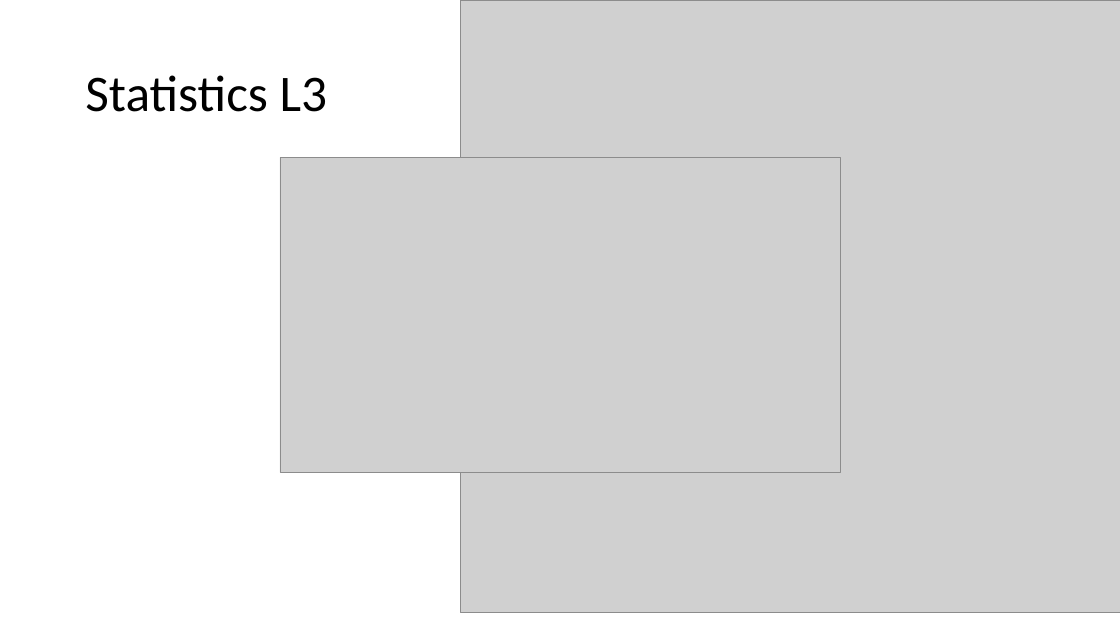
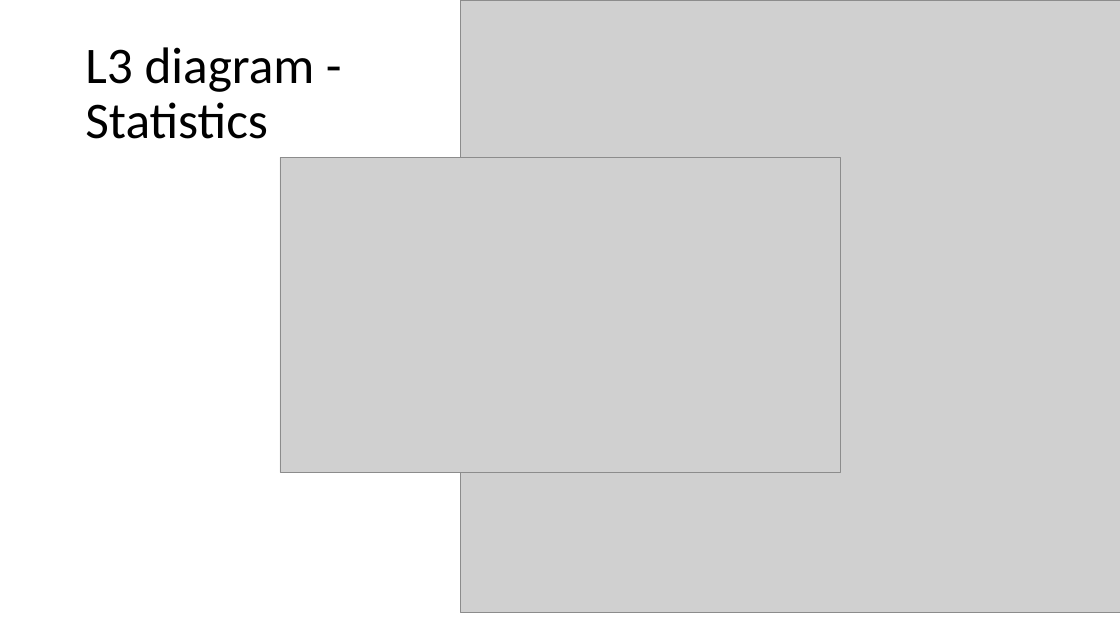
Before and after one commit to mayembe-martin/software_architecture_schedules, a slide deck: slide 9 of Schedules_main.pptx. Drawn at 1120x630 pixels with LibreOffice and Linux fonts; fonts in the diff are those of the drawing; grey boxes stand for pictures. Boxes give left, top, right and bottom in pixels: in the first picture for what was removed or moved away, otherwise in the second. Text is boxed around its words. In the diff, an @@ line names an element or a change of style, - is before the commit and + after.

Commit message:
za-kñdj

```diff
--- a/Schedules_main.pptx
+++ b/Schedules_main.pptx
@@ title at (85, 47, 315, 139): text changed @@
-Statistics L3
+L3 diagram -
+Statistics
```
